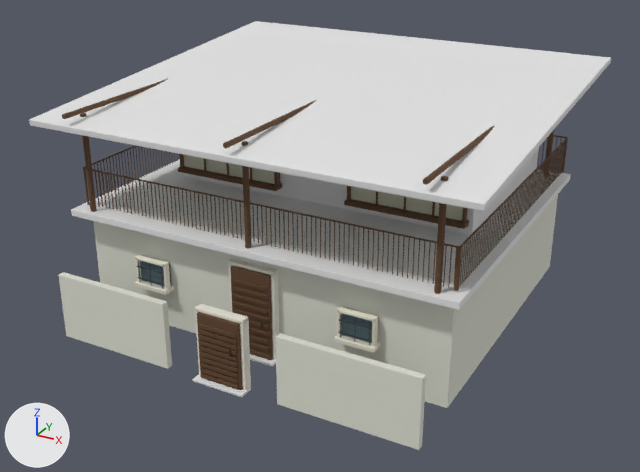
The glTF model project/assets/houses/peru/selva_tropical_actual_2.glb as it was, and as the next commit left it.
Rendered twice from a camera (50 mm lens) standing at (10.62, -20.27, 11.76) and looking at (-0.01, -0.95, 2.1). The lights are fixed; the arrows at lower left show +X, +Y and +Z. The picture after the commit comes second. Where no turn or scale is listed for an object, it has been applied to the vertices. Vertices at exactly the same position are counted once.

In view in the first picture: 'Alfeizar', 'Gran cubierta tropical', 'Hoja de puerta', 'Jamba acceso', 'Piso de galeria', 'Planta de mamposteria', 'Umbral', 'Vidrio', 'Vidrio.002' and 1 more.
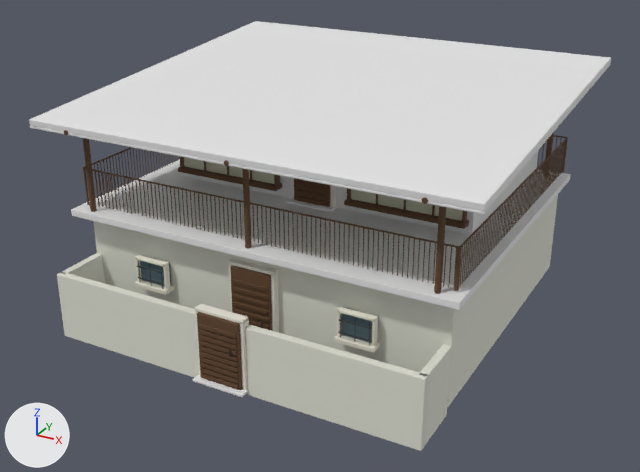
What changed in the scene script:
```text
Change me_cube_2951:
    remove me_cube_2951.from_pydata(...)  # 6824 vertices, 12112 faces; spans x -5.13..5.13, y -1.48..9.39, z -1.24..4.57
    add me_cube_2951.from_pydata(...)  # 6960 vertices, 12340 faces; spans x -5.13..5.13, y -1.48..9.39, z -1.24..4.93
    me_cube_2951 part 1: a new loose piece, a box spanning x -0.467..0.467, y 2.909..2.954, z 1.915..1.995, in mat_madera_estructural_tropical_002 (brown #60442c)
    me_cube_2951 part 2: a new loose piece, a box spanning x -0.467..0.467, y 2.909..2.954, z 2.105..2.185, in mat_madera_estructural_tropical_002 (brown #60442c)
    me_cube_2951 part 3: a new loose piece, a box spanning x -0.467..0.467, y 2.909..2.954, z 2.295..2.375, in mat_madera_estructural_tropical_002 (brown #60442c)
    me_cube_2951 part 4: the loose piece of 20 vertices spanning x -0.06..0.06, y -0.81..9.39, z 4.44..4.57 is rebuilt with 20 vertices and now spans x -0.06..0.06, y -0.81..9.39, z 4.04..4.93
    me_cube_2951 part 5: the loose piece of 20 vertices spanning x -4.71..-4.58, y -0.81..9.39, z 4.44..4.57 is rebuilt with 20 vertices and now spans x -4.71..-4.58, y -0.81..9.39, z 4.04..4.93
    me_cube_2951 part 6: the loose piece of 20 vertices spanning x 4.58..4.71, y -0.81..9.39, z 4.44..4.57 is rebuilt with 20 vertices and now spans x 4.58..4.71, y -0.81..9.39, z 4.04..4.93
    me_cube_2951 part 7: a new loose piece of 56 vertices spanning x -0.52..0.52, y 2.95..3.05, z 1.81..4.01, in mat_madera_estructural_tropical_002 (brown #60442c)
    me_cube_2951 part 8: 10 vertices moved from x 4.68..4.82, y 8.1..8.24, z 4.38 to x 4.68..4.82, y 8.1..8.24, z 4.78
    other edits to the shape of me_cube_2951 do not show in these pictures
Change me_cube_2980:
    remove me_cube_2980.from_pydata(...)  # 112 vertices, 216 faces; spans x -5.32..5.32, y -4.47..4.47, z -0.09..2.32
    add me_cube_2980.from_pydata(...)  # 176 vertices, 336 faces; spans x -5.85..5.85, y -4.99..5.39, z -0.09..3.17
    me_cube_2980 part 9: the loose piece of 56 vertices spanning x -5.32..5.32, y -4.47..4.47, z -0.09..0.09 is copied, and the copy is multiplied about its middle by the matrix ((1.099, 0.0, 0.0), (0.0, 1.159, -0.02), (0.0, 0.087, 0.266)), then moved by (0.0, 0.2, 2.75); it spans x -5.85..5.85, y -4.99..5.39, z 2.33..3.17
    other edits to the shape of me_cube_2980 do not show in these pictures
Change me_cube_2946:
    remove me_cube_2946.from_pydata(...)  # 168 vertices, 324 faces; spans x -5.05..5.05, y -5.69..4.2, z -1.61..1.42
    add me_cube_2946.from_pydata(...)  # 280 vertices, 540 faces; spans x -5.05..5.05, y -5.7..4.2, z -1.61..1.42
    me_cube_2946 part 10: the loose piece of 56 vertices spanning x -5.05..5.05, y -4.2..4.2, z -1.42..1.42 is copied, and the copy is scaled about its middle by (0.0181, 0.165, 0.629), then moved by (-4.95, -4.9, -0.71); it spans x -5.05..-4.85, y -5.6..-4.2, z -1.61..0.19
    me_cube_2946 part 11: the loose piece of 56 vertices spanning x -5.05..5.05, y -4.2..4.2, z -1.42..1.42 is copied, and the copy is scaled about its middle by (0.0181, 0.165, 0.629), then moved by (4.95, -4.9, -0.71); it spans x 4.85..5.05, y -5.6..-4.2, z -1.61..0.19
    me_cube_2946 part 12: 112 vertices moved from x -5.0..5.0, y -5.69..-5.51, z -1.61..0.19 to x -5.05..5.05, y -5.7..-5.5, z -1.61..0.19
Change me_cube_2947:
    remove me_cube_2947.from_pydata(...)  # 112 vertices, 216 faces; spans x -0.7..0.7, y -1.58..0.19, z -0.09..0.04
    add me_cube_2947.from_pydata(...)  # 224 vertices, 432 faces; spans x -0.7..0.7, y -1.58..3.19, z -0.2..3.02
    me_cube_2947 part 13: the loose piece of 56 vertices spanning x -0.68..0.68, y -0.19..0.19, z -0.04..0.04 is copied, and the copy is scaled about its middle by (0.963, 1, 1), then moved by (0.0, 3.0, 2.98); it spans x -0.65..0.65, y 2.81..3.19, z 2.94..3.02
    other edits to the shape of me_cube_2947 do not show in these pictures
```

Changed parts and their boxes [x1, y1, x2, y2] in the pictures (640 x 472 px; the box of a moved part takes in the faces that stretch with it):
'Planta de mamposteria', reshaped
    before: [58, 195, 558, 450]
    after: [57, 195, 558, 451]
'Piso de galeria', reshaped
    before: [71, 148, 571, 310]
    after: [30, 64, 610, 310]
'Hoja de puerta', reshaped
    before: [62, 79, 568, 390]
    after: [64, 130, 568, 390]
part 1 of me_cube_2951, added
    after: [295, 196, 327, 205]
part 2 of me_cube_2951, added
    after: [295, 189, 327, 198]
part 3 of me_cube_2951, added
    after: [295, 182, 327, 192]
part 4 of me_cube_2951, rebuilt
    before: [223, 100, 316, 149]
    after: [224, 160, 229, 166]
part 5 of me_cube_2951, rebuilt
    before: [62, 79, 167, 119]
    after: [64, 130, 68, 135]
part 6 of me_cube_2951, rebuilt
    before: [423, 126, 494, 185]
    after: [422, 198, 428, 204]
part 7 of me_cube_2951, added (brown)
    after: [294, 178, 330, 207]
part 8 of me_cube_2951, moved or reshaped (mostly hidden)
    before: [544, 130, 554, 173]
    after: [544, 132, 554, 173]
part 9 of me_cube_2980, added
    after: [30, 64, 610, 214]
part 10 of me_cube_2946, added
    after: [62, 253, 105, 283]
part 11 of me_cube_2946, added
    after: [420, 344, 451, 448]
part 12 of me_cube_2946, moved or reshaped
    before: [58, 272, 426, 450]
    after: [57, 272, 428, 451]
part 13 of me_cube_2947, added
    after: [287, 198, 337, 212]
